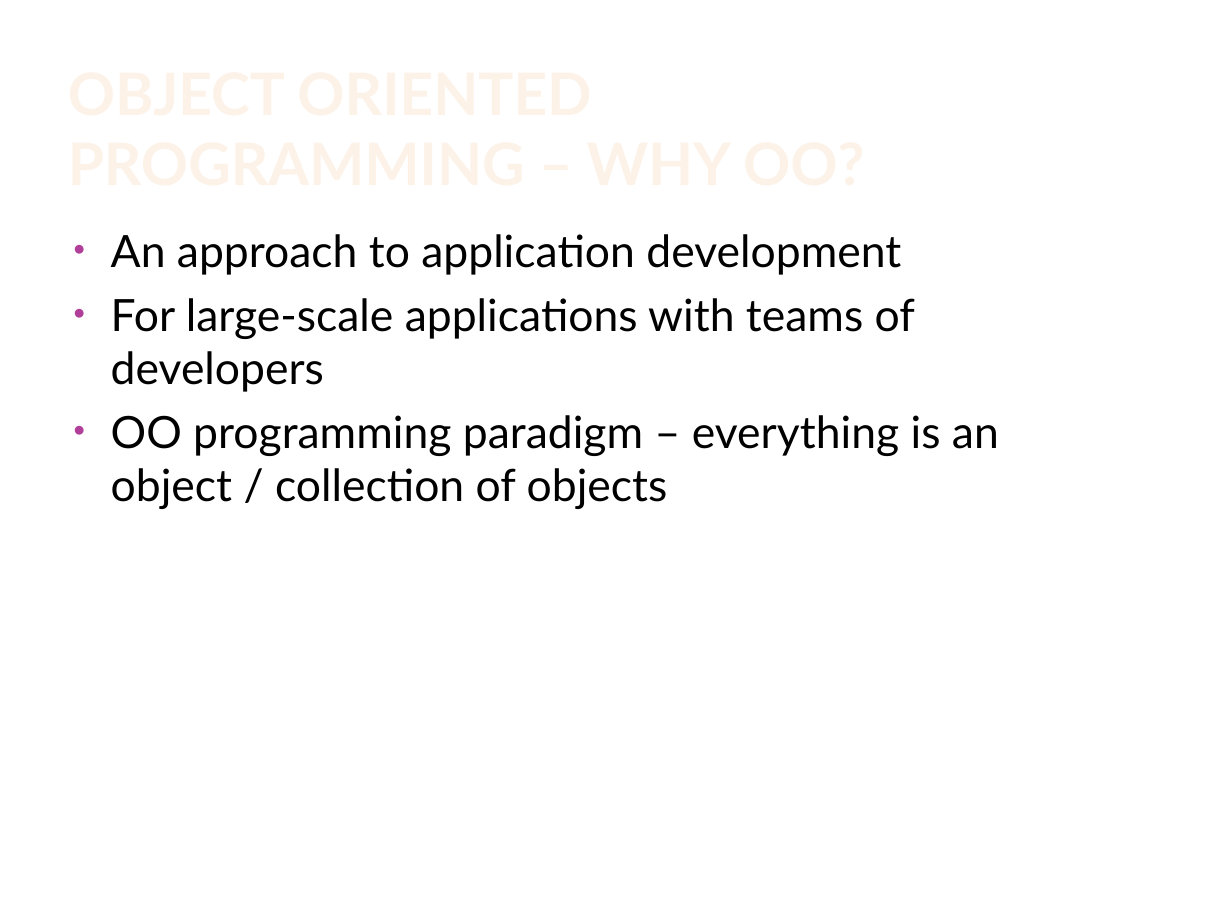
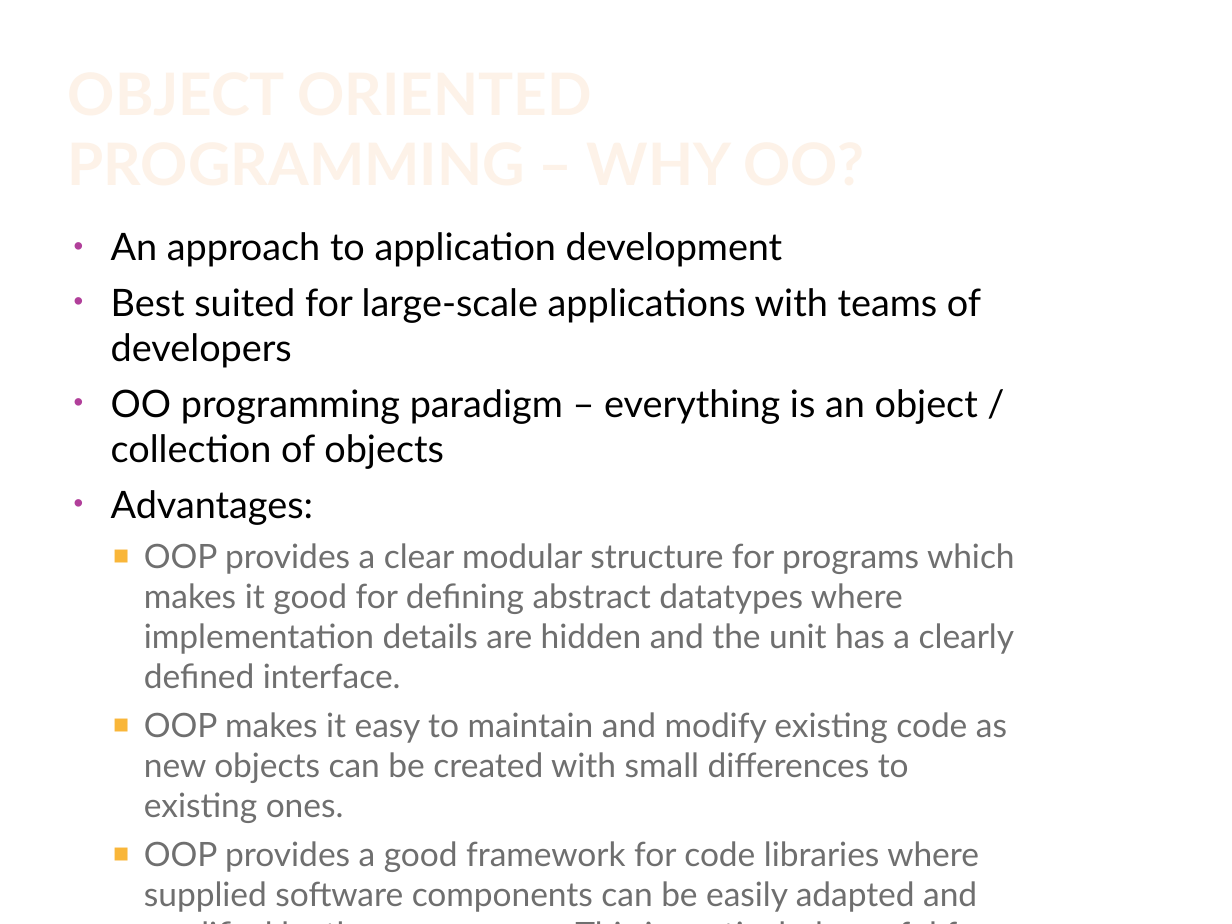
Before and after one commit to sanjeevir/all-my-resources, a slide deck: slide 18 of java/Object orientation.pptx (slide 10 before the commit). Drawn at 1232x924 pixels with LibreOffice and Linux fonts; fonts in the diff are those of the drawing; background and template pictures are left out. Boxes give left, top, right and bottom in pixels: in the first picture for what was removed or moved away, otherwise in the second. Text is boxed around its words. In the diff, an @@ line names an element or a change of style, - is before the commit and + after.

```diff
--- a/java/Object orientation.pptx
+++ b/java/Object orientation.pptx
@@ text at (111, 232, 978, 469): size 26 to 22.1 pt in "An approach to application development", "OO programming paradigm – everything is an ..." @@
@@ text at (111, 288, 981, 368): text changed; size 26 to 22.1 pt @@
-• For large-scale applications with teams of developers
+• Best suited for large-scale applications with teams of developers
@@ text at (111, 490, 1015, 912): paragraphs added @@
+• Advantages:
+  ■ OOP provides a clear modular structure for programs which makes it good for defining abstract datatypes where implementation details are hidden and the unit has a clearly defined interface.
+  ■ OOP makes it easy to maintain and modify existing code as new objects can be created with small differences to existing ones.
+  ■ OOP provides a good framework for code libraries where supplied software components can be easily adapted and modified by the programmer. This is particularly useful for developing graphical user interfaces.
```
Also in this commit, not shown: 4 other slides changed, 20 slides added, 2 slides removed.
